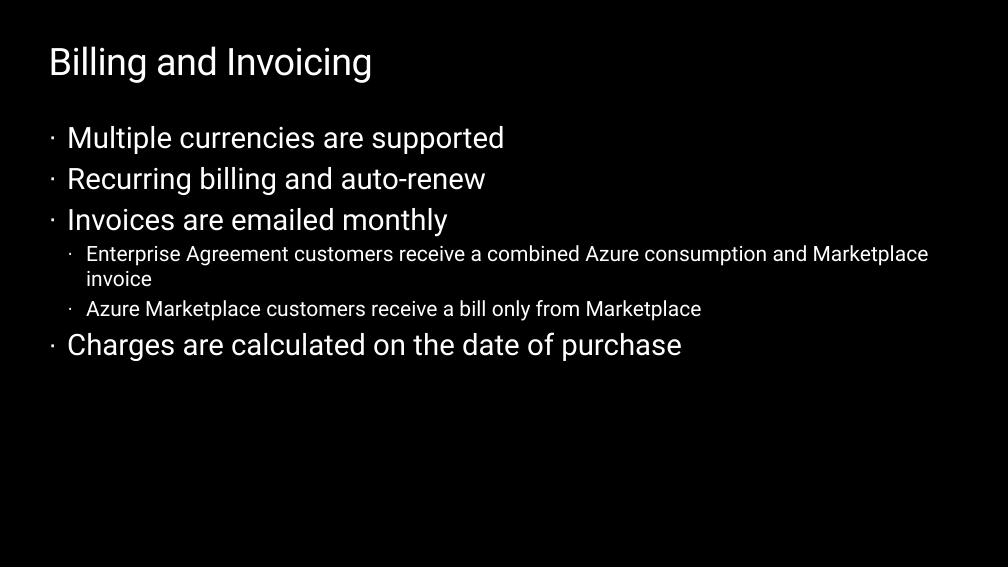
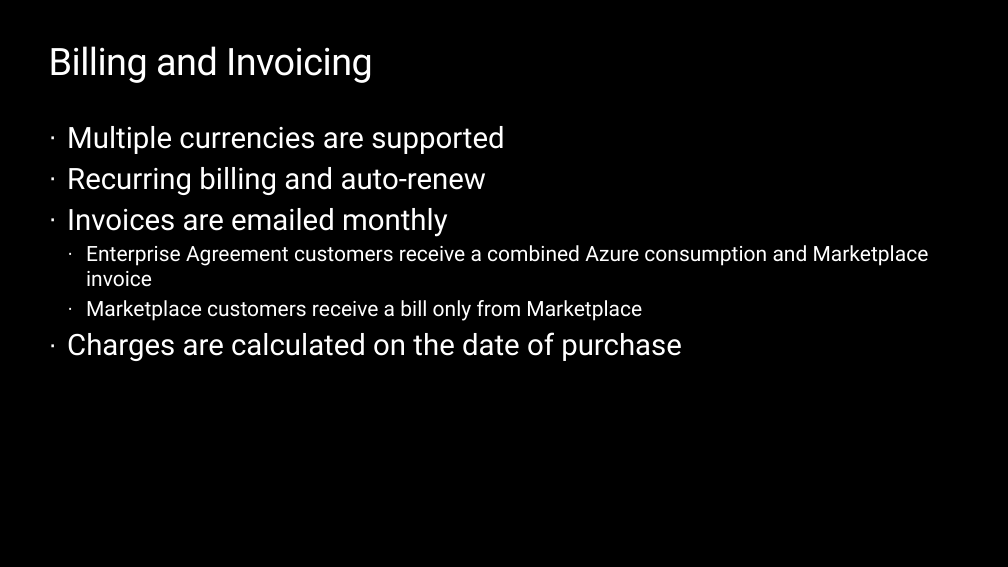
Before and after one commit to opsgility/marketplace, a slide deck: slide 34 of azure-marketplace-workshop/Day 1 - Skilling Deck for Microsoft Marketplace.pptx (slide 33 before the commit). Drawn at 1008x567 pixels with LibreOffice and Linux fonts; fonts in the diff are those of the drawing; background and template pictures are left out. Boxes give left, top, right and bottom in pixels: in the first picture for what was removed or moved away, otherwise in the second. Text is boxed around its words. In the diff, an @@ line names an element or a change of style, - is before the commit and + after.

```diff
--- a/azure-marketplace-workshop/Day 1 - Skilling Deck for Microsoft Marketplace.pptx
+++ b/azure-marketplace-workshop/Day 1 - Skilling Deck for Microsoft Marketplace.pptx
@@ text at bbox=[86, 300, 642, 321]: text changed @@
-  · Azure Marketplace customers receive a bill only from Marketplace
+  · Marketplace customers receive a bill only from Marketplace
```
Also in this commit, not shown: 18 other slides changed, 1 slide added, 1 other file.
